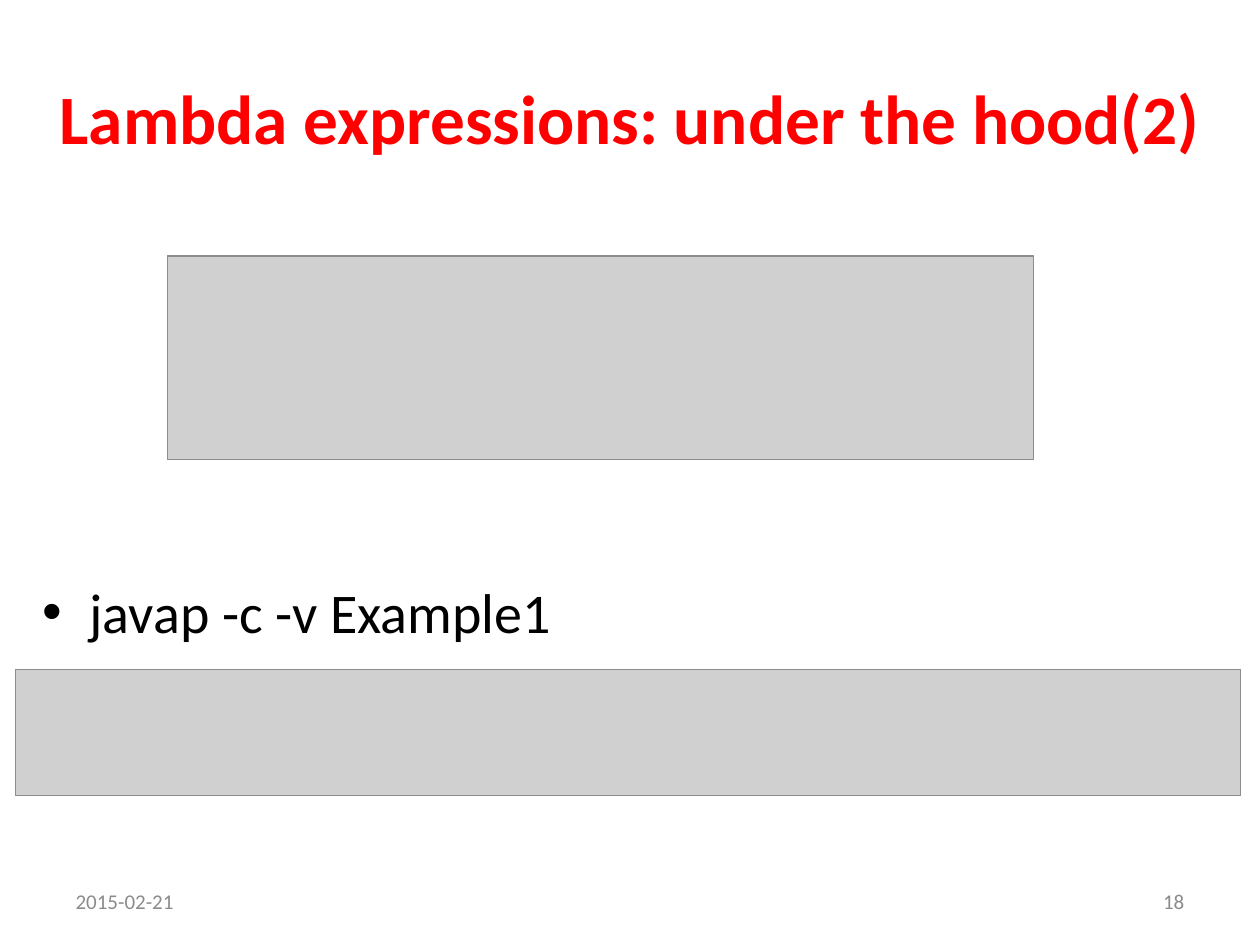
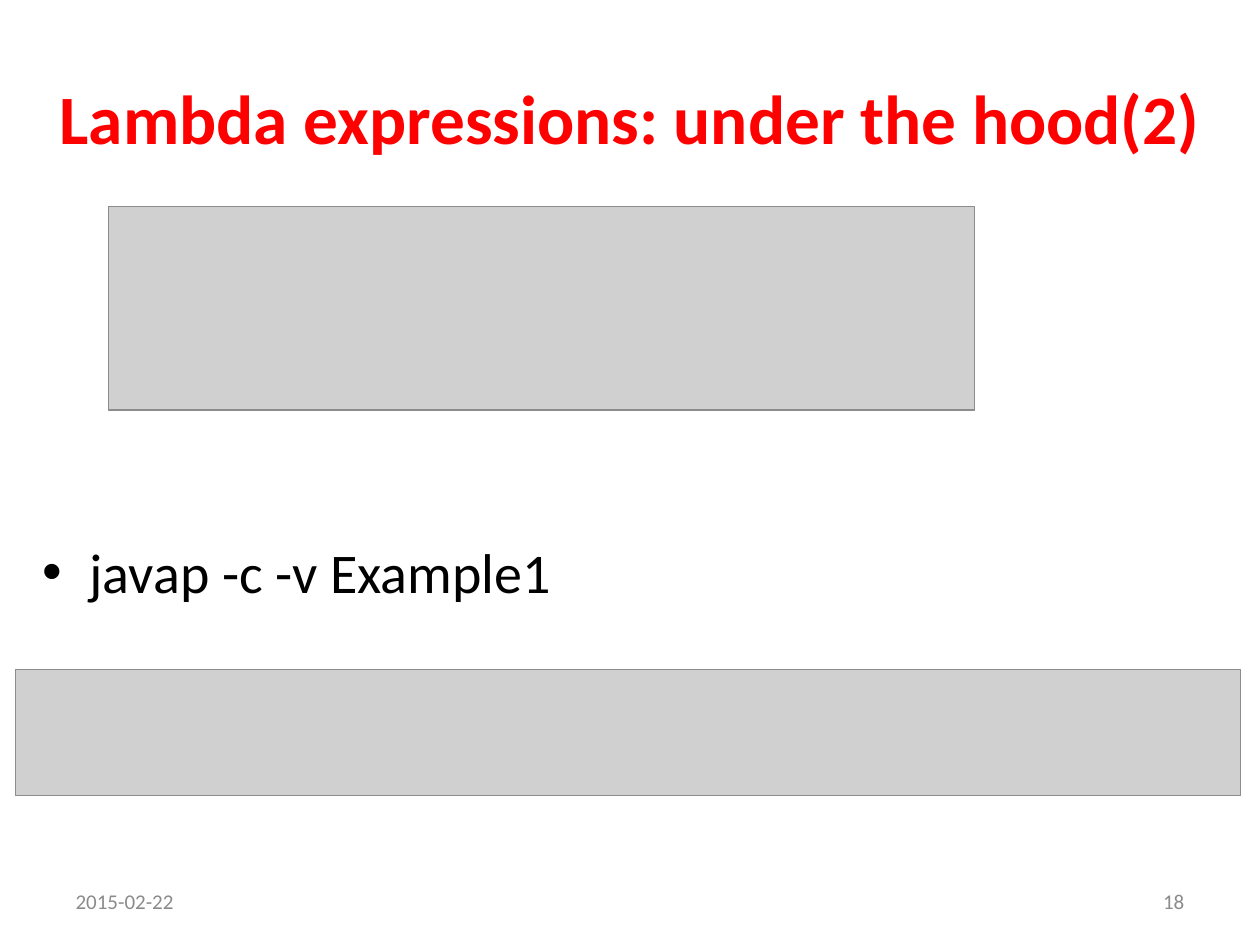
Before and after one commit to p-zalejko/jug_java8, a slide deck: slide 18 of jug.zg.java8/Java 8_prezentacja.ppsx. Drawn at 1260x945 pixels with LibreOffice and Linux fonts; fonts in the diff are those of the drawing; grey boxes stand for pictures. Boxes give left, top, right and bottom in pixels: in the first picture for what was removed or moved away, otherwise in the second. Text is boxed around its words. In the diff, an @@ line names an element or a change of style, - is before the commit and + after.

Commit message:
Updated a presentation & examples

```diff
--- a/jug.zg.java8/Java 8_prezentacja.ppsx
+++ b/jug.zg.java8/Java 8_prezentacja.ppsx
@@ picture: place and size @@
-picture at [168,256,1034,459]
+picture at [108,207,975,410]
@@ text "javap -c -v Example1": place and size @@
-text "javap -c -v Example1" at [89,594,551,643]
+text "javap -c -v Example1" at [89,554,551,603]
@@ text at [76,895,174,909]: text changed @@
-2015-02-21
+2015-02-22
```
Also in this commit, not shown: 29 other slides changed, 12 other files.
